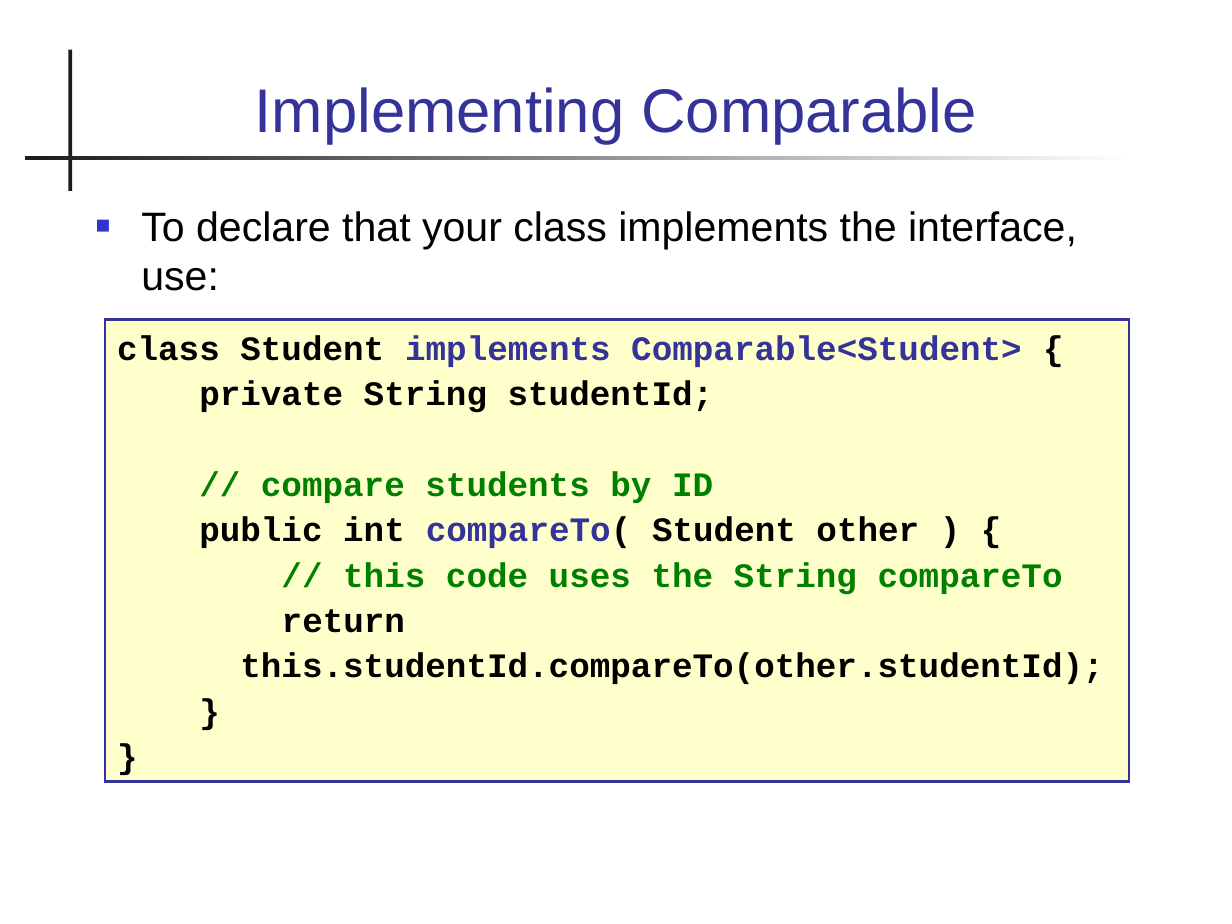
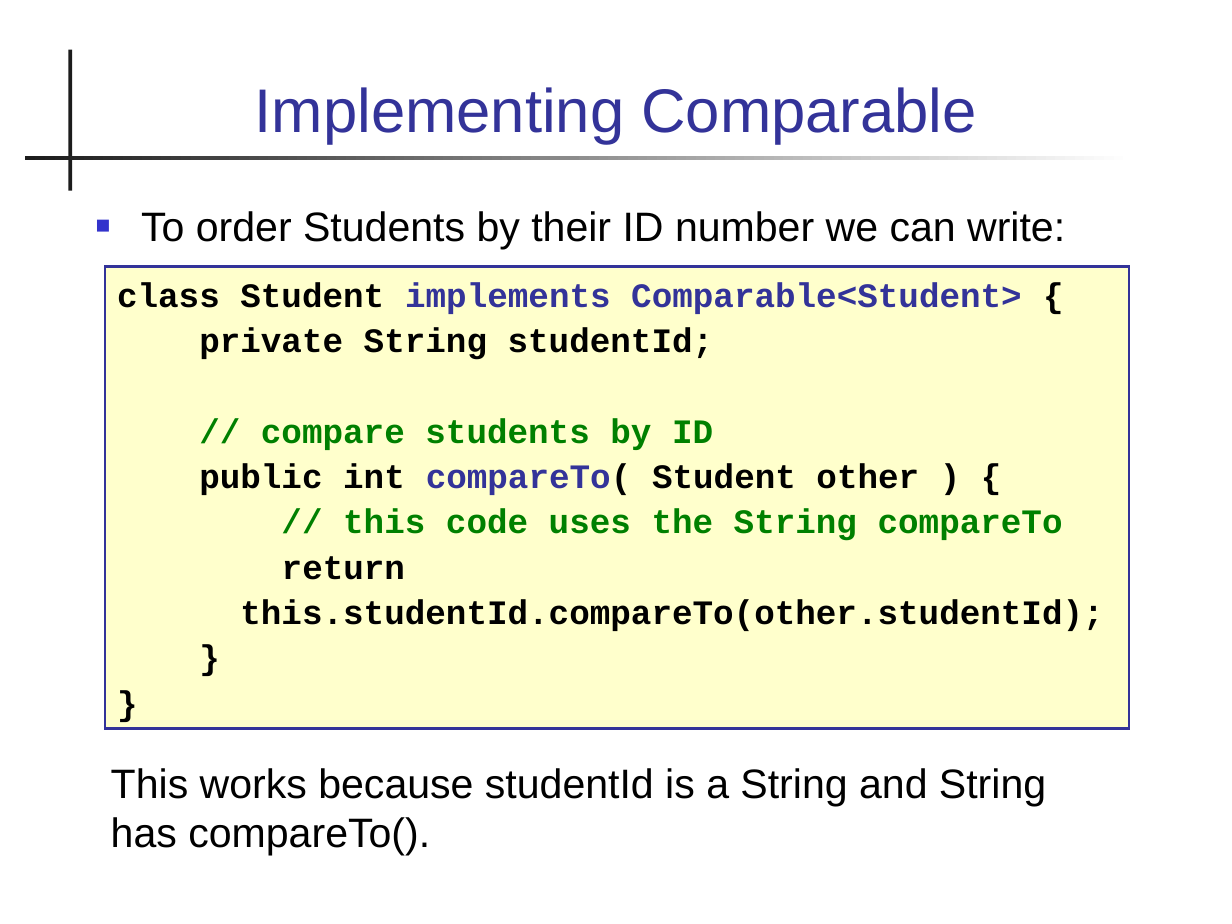
Before and after one commit to skeoop/skeoop.github.io, a slide deck: slide 11 of week3/Lexical-Order-and-Sorting.ppt (slide 10 before the commit). Drawn at 1232x924 pixels with LibreOffice and Linux fonts; fonts in the diff are those of the drawing. Boxes give left, top, right and bottom in pixels: in the first picture for what was removed or moved away, otherwise in the second. Text is boxed around its words. In the diff, an @@ line names an element or a change of style, - is before the commit and + after.

```diff
--- a/week3/Lexical-Order-and-Sorting.ppt
+++ b/week3/Lexical-Order-and-Sorting.ppt
@@ text at [141,211,1065,249]: text changed @@
-■ To declare that your class implements the interface, use:
+■ To order Students by their ID number we can write:
@@ rectangle "class Student implements Comparable<Student> {": place and size @@
-rectangle "class Student implements Comparable<Student> {" at [105,320,1129,782]
+rectangle "class Student implements Comparable<Student> {" at [105,266,1129,728]
@@ text added at [111,768,1046,856], 24 pt, text #000000 @@
+This works because studentId is a String and String has compareTo().
```
Also in this commit, not shown: 7 other slides changed, 10 slides added, 1 slide removed, 1 other file.
